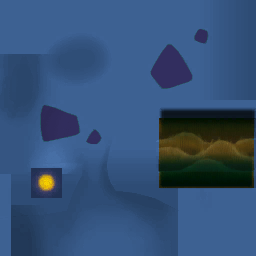
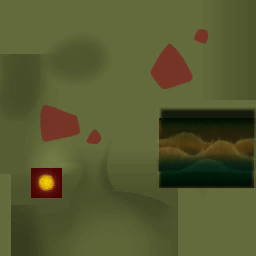
Layered file, before and after one edit (256x256). Changes by layer:
hid group "Blue" (8 layers) over (0, 0, 256, 256)
hid "1 - Lavo4Cq" (3rd of 3, in "Red") over (40, 28, 208, 145)
